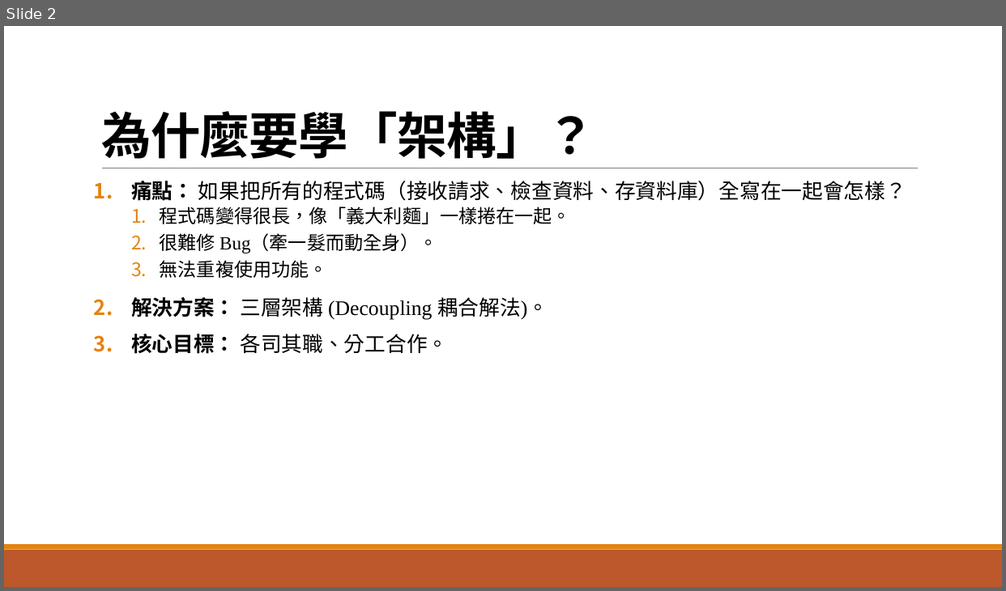
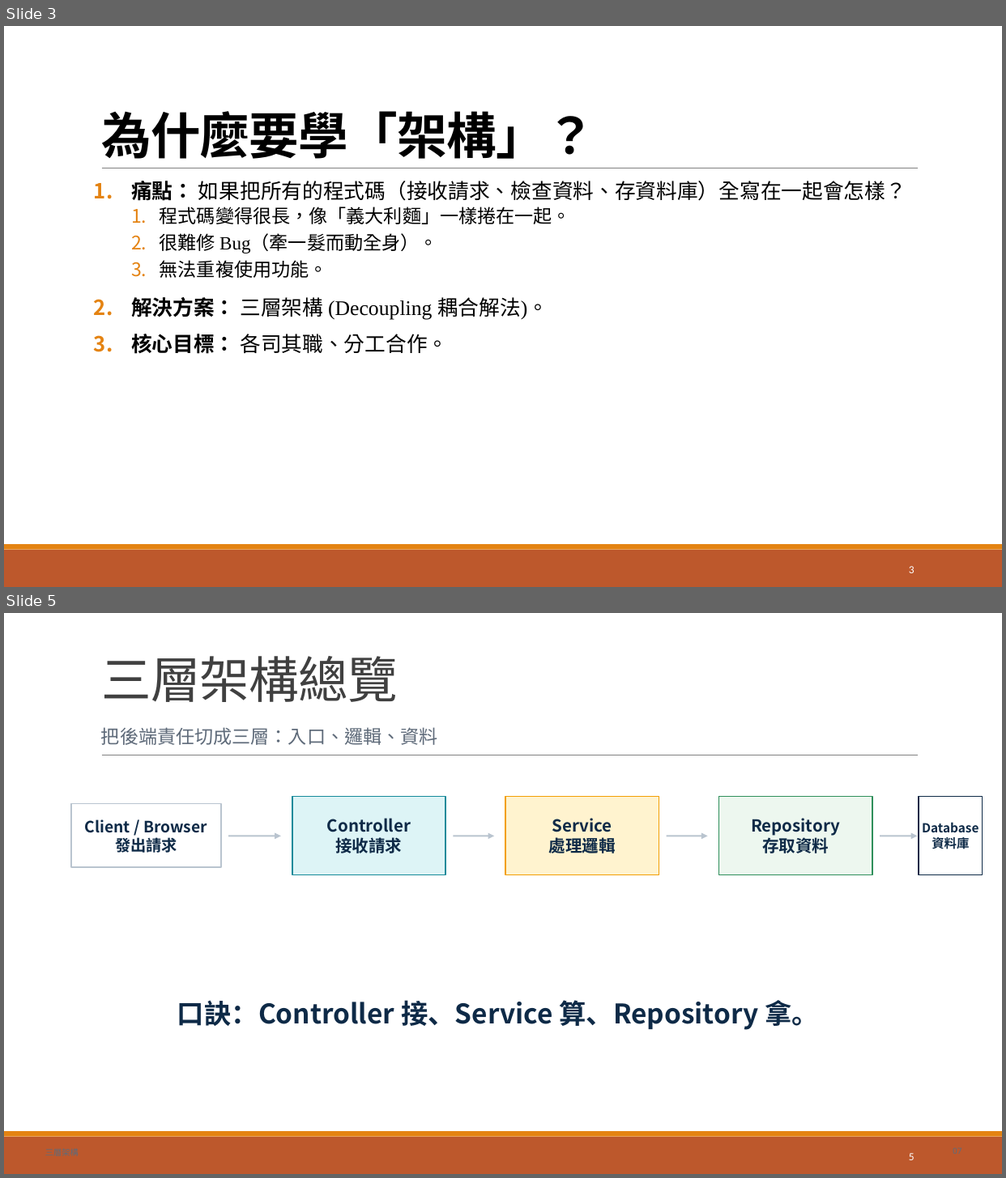
Before and after one commit to GrantChen-XD/CaUpload, a slide deck: JAVA教學.pptx. Shown one above the other, each under a label of ours: slide 2 before the commit, slides 3 and 5 after it; the slides between them are not shown. The pictures are 1006x591 and 1006x1178 pixels, drawn with LibreOffice and Linux fonts; fonts in the diff are those of the drawing. Boxes give left, top, right and bottom in pixels: in the first picture for what was removed or moved away, otherwise in the second. Text is boxed around its words. In the diff, an @@ line names an element or a change of style, - is before the commit and + after.

```diff
--- a/JAVA教學.pptx
+++ b/JAVA教學.pptx
@@ slide 5 added at (x1=4, y1=613, x2=1002, y2=1174), background #FFFFFF; not listed: 3 template elements that a slide beside it also shows @@
@@ title added at (x1=101, y1=656, x2=398, y2=702), 48 pt, text #404040 @@
+三層架構總覽
@@ text added at (x1=101, y1=727, x2=438, y2=745), 18 pt, text #5F6B7A @@
+把後端責任切成三層：入口、邏輯、資料
@@ rectangle added at (x1=71, y1=804, x2=221, y2=867), fill #FFFFFF, outline #B9C4CF 1.2 pt, 15 pt, text #0E2A47, bold @@
+Client / Browser
+發出請求
@@ rectangle added at (x1=292, y1=796, x2=445, y2=875), fill #DDF4F6, outline #168A9A 1.2 pt, 16 pt, text #0E2A47, bold @@
+Controller
+接收請求
@@ rectangle added at (x1=505, y1=796, x2=659, y2=875), fill #FFF3CF, outline #F29F05 1.2 pt, 16 pt, text #0E2A47, bold @@
+Service
+處理邏輯
@@ rectangle added at (x1=719, y1=796, x2=872, y2=875), fill #EDF7EF, outline #2F8F5B 1.2 pt, 16 pt, text #0E2A47, bold @@
+Repository
+存取資料
@@ rectangle added at (x1=918, y1=796, x2=982, y2=875), fill #FFFFFF, outline #0E2A47 1.2 pt, 12 pt, text #0E2A47, bold @@
+Database
+資料庫
@@ arrow added from (228, 836) to (281, 836), #B9C4CF 1.5 pt @@
@@ arrow added from (454, 836) to (494, 836), #B9C4CF 1.5 pt @@
@@ arrow added from (667, 836) to (708, 836), #B9C4CF 1.5 pt @@
@@ arrow added from (880, 836) to (918, 836), #B9C4CF 1.5 pt @@
@@ text added at (x1=177, y1=1000, x2=819, y2=1030), 26 pt, text #0E2A47, bold @@
+口訣：Controller 接、Service 算、Repository 拿。
@@ page number added at (x1=909, y1=1153, x2=914, y2=1161), 10.5 pt, text #FFFFFF @@
+5
@@ what was slide 2 is now slide 3 @@
@@ slide 3 changed as well @@
@@ page number added at (x1=909, y1=566, x2=914, y2=574), 10.5 pt, text #FFFFFF @@
+3
```
Also in this commit, not shown: 7 other slides changed, 6 other slides added, 1 slide removed, 1 other file.
